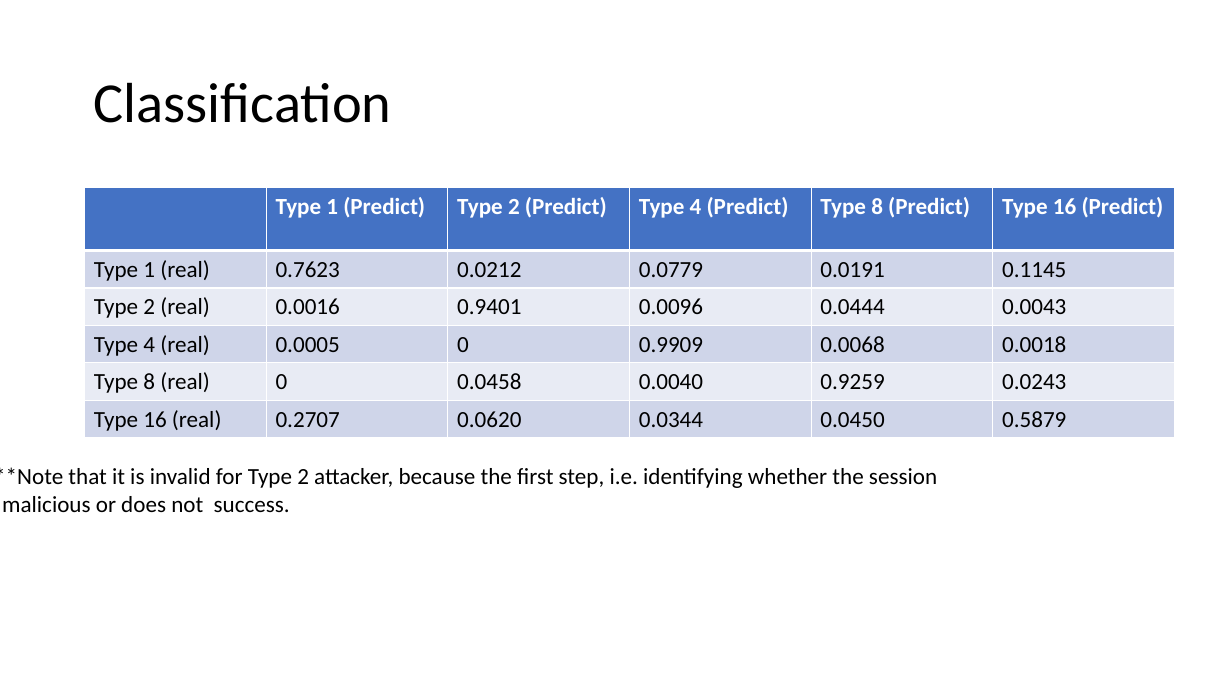
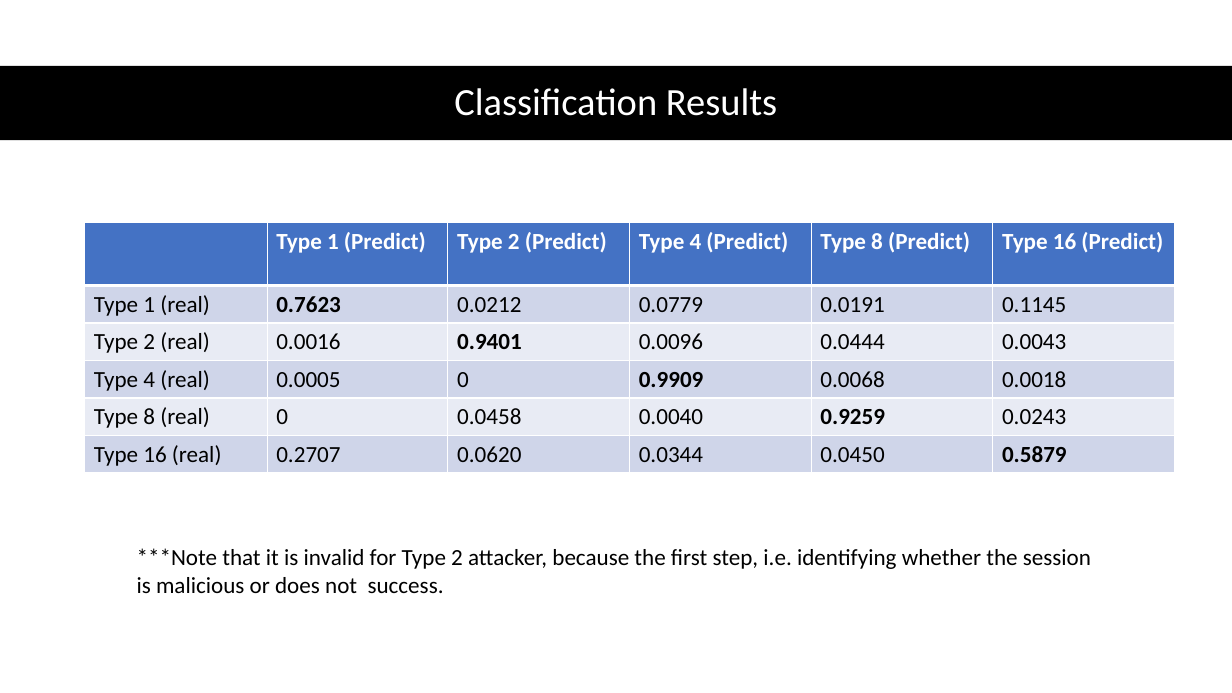
Before and after one commit to liangwangENST/SR2I208-Detection-Malicious-data, a slide deck: slide 13 of slide/Presentation.pptx (slide 12 before the commit). Drawn at 1232x693 pixels with LibreOffice and Linux fonts; fonts in the diff are those of the drawing. Boxes give left, top, right and bottom in pixels: in the first picture for what was removed or moved away, otherwise in the second. Text is boxed around its words. In the diff, an @@ line names an element or a change of style, - is before the commit and + after.

```diff
--- a/slide/Presentation.pptx
+++ b/slide/Presentation.pptx
@@ rectangle added at (x1=0, y1=66, x2=1232, y2=140), fill #000000 @@
@@ text at (x1=454, y1=88, x2=777, y2=116): text changed; size 44 to 30 pt; text colour #000000 to #FFFFFF @@
-Classification
+Classification Results
@@ table at (x1=85, y1=223, x2=1177, y2=470) @@
@@ bold on in "0.7623", "0.9401", "0.9909", "0.9259" and 1 more places @@
@@ borders changed @@
@@ table moved from (x1=85, y1=188, x2=1177, y2=435) to (x1=85, y1=223, x2=1177, y2=470) @@
@@ text "***Note that it is invalid ..." rewrapped from (x1=0, y1=467, x2=937, y2=512) to (x1=137, y1=548, x2=1091, y2=593) @@
```
Also in this commit, not shown: 4 other slides changed, 5 slides added, 4 slides removed, 5 other files.
